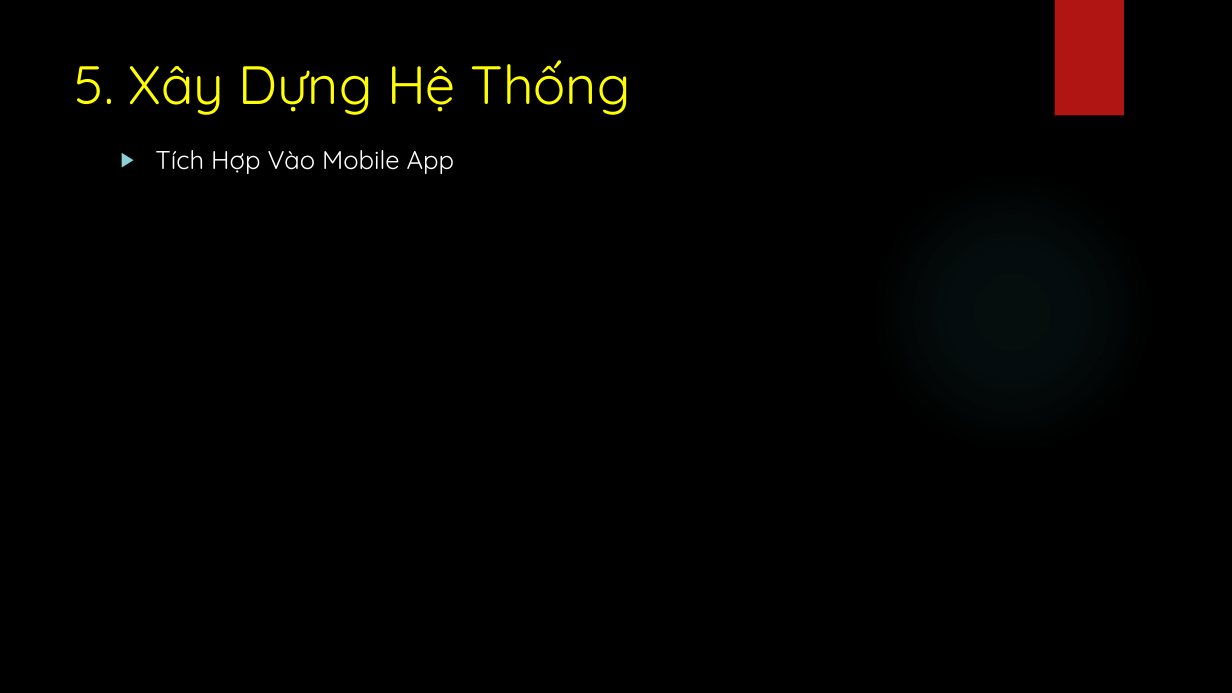
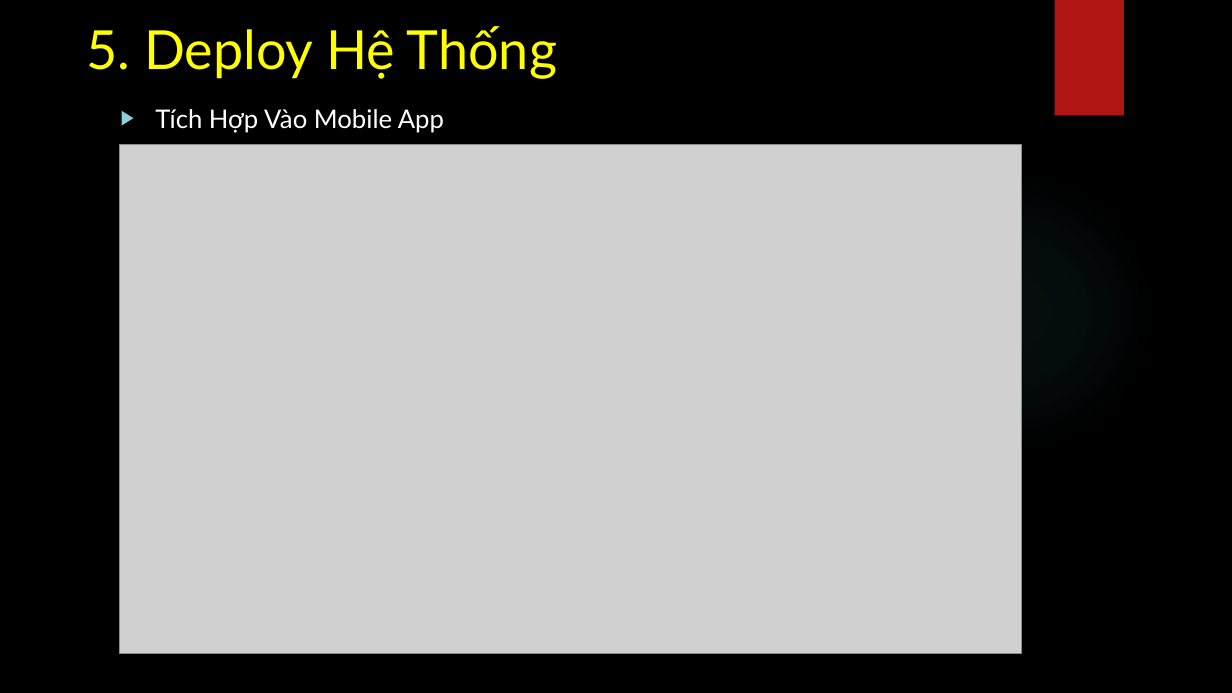
Before and after one commit to PhatBK/videojs-event-tracking-plugin, a slide deck: slide 14 of serminal/slides.pptx (slide 9 before the commit). Drawn at 1232x693 pixels with LibreOffice and Linux fonts; fonts in the diff are those of the drawing; grey boxes stand for pictures; background and template pictures are left out. Boxes give left, top, right and bottom in pixels: in the first picture for what was removed or moved away, otherwise in the second. Text is boxed around its words. In the diff, an @@ line names an element or a change of style, - is before the commit and + after.

```diff
--- a/serminal/slides.pptx
+++ b/serminal/slides.pptx
@@ title at box(86, 26, 557, 79): text changed; font Quicksand to Lato @@
-5. Xây Dựng Hệ Thống
+5. Deploy Hệ Thống
@@ text "Tích Hợp Vào Mobile App": place and size @@
-text "Tích Hợp Vào Mobile App" at box(155, 150, 455, 174)
+text "Tích Hợp Vào Mobile App" at box(155, 109, 444, 133)
@@ text "Tích Hợp Vào Mobile App" at box(155, 109, 444, 133): font Quicksand to Lato @@
@@ picture added at box(119, 144, 1021, 653) @@
```
Also in this commit, not shown: 9 other slides changed, 5 slides added, 1 slide removed.
